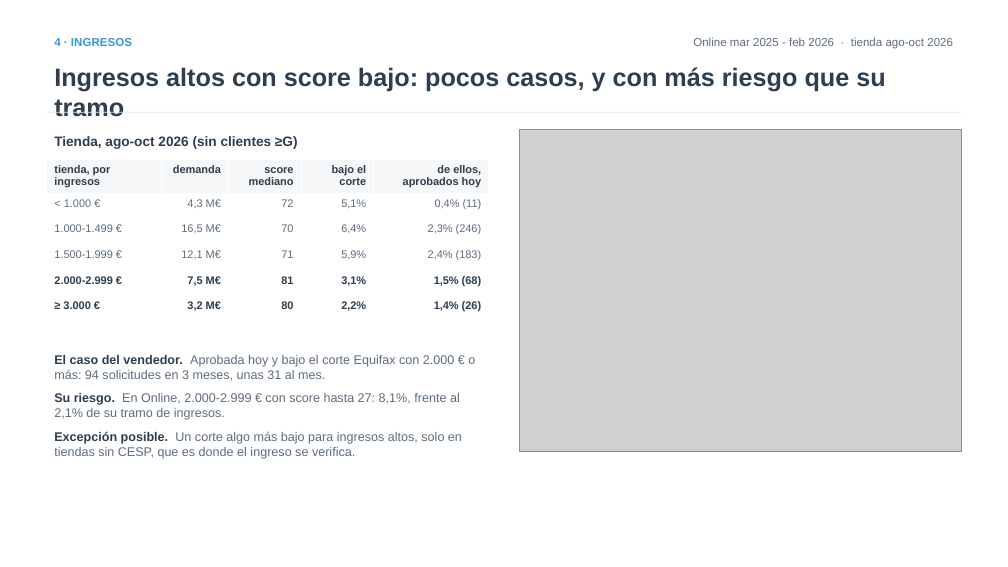
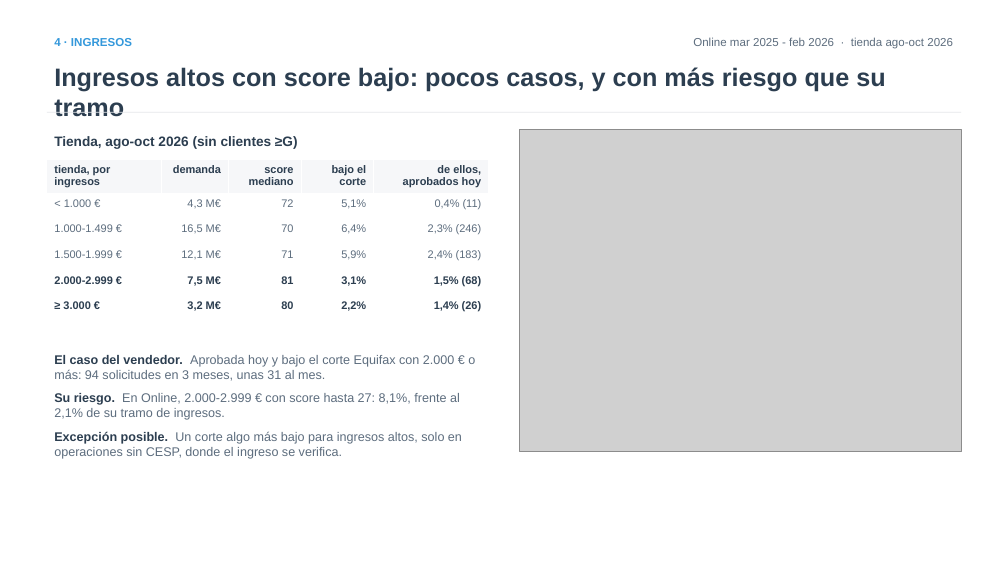
Before and after one commit to iocariz/scoring_tools, a slide deck: slide 8 of output/apple_deck/Apple_EFX_Dudas_Riesgos.pptx. Drawn at 1008x567 pixels with LibreOffice and Linux fonts; fonts in the diff are those of the drawing; grey boxes stand for pictures. Boxes give left, top, right and bottom in pixels: in the first picture for what was removed or moved away, otherwise in the second. Text is boxed around its words. In the diff, an @@ line names an element or a change of style, - is before the commit and + after.

```diff
--- a/output/apple_deck/Apple_EFX_Dudas_Riesgos.pptx
+++ b/output/apple_deck/Apple_EFX_Dudas_Riesgos.pptx
@@ text at [54, 431, 462, 459]: text changed @@
-Excepción posible. Un corte algo más bajo para ingresos altos, solo en tiendas sin CESP, que es donde el ingreso se verifica.
+Excepción posible. Un corte algo más bajo para ingresos altos, solo en operaciones sin CESP, donde el ingreso se verifica.
```
Also in this commit, not shown: 5 other slides changed, 5 other files.
